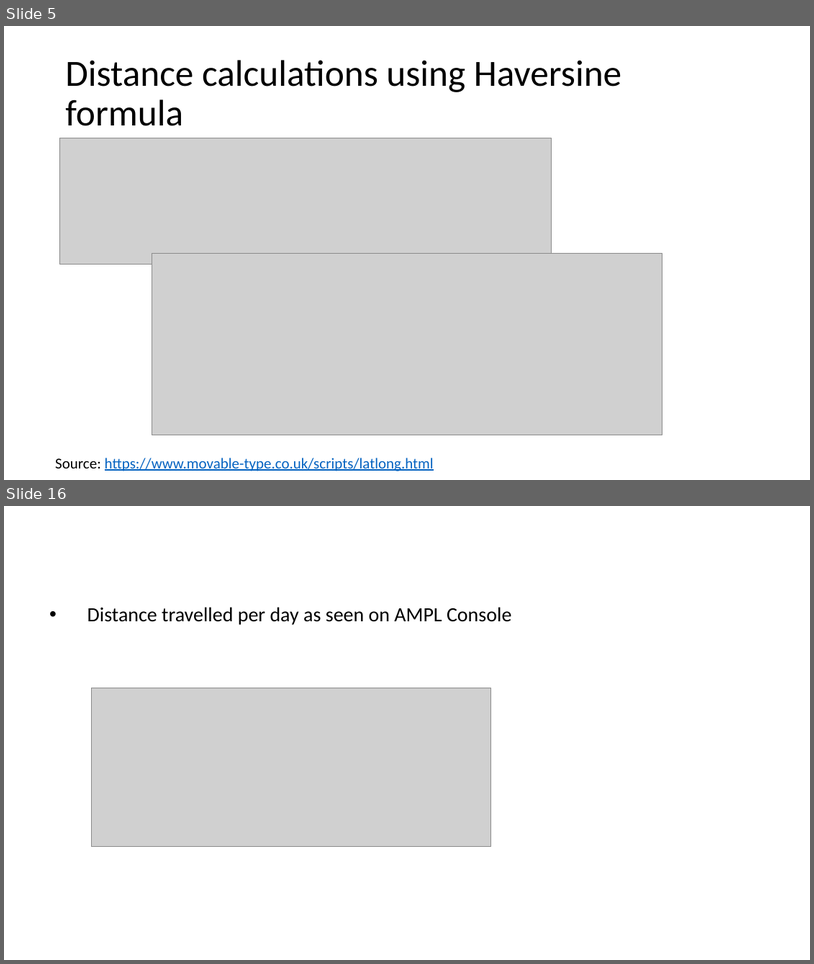
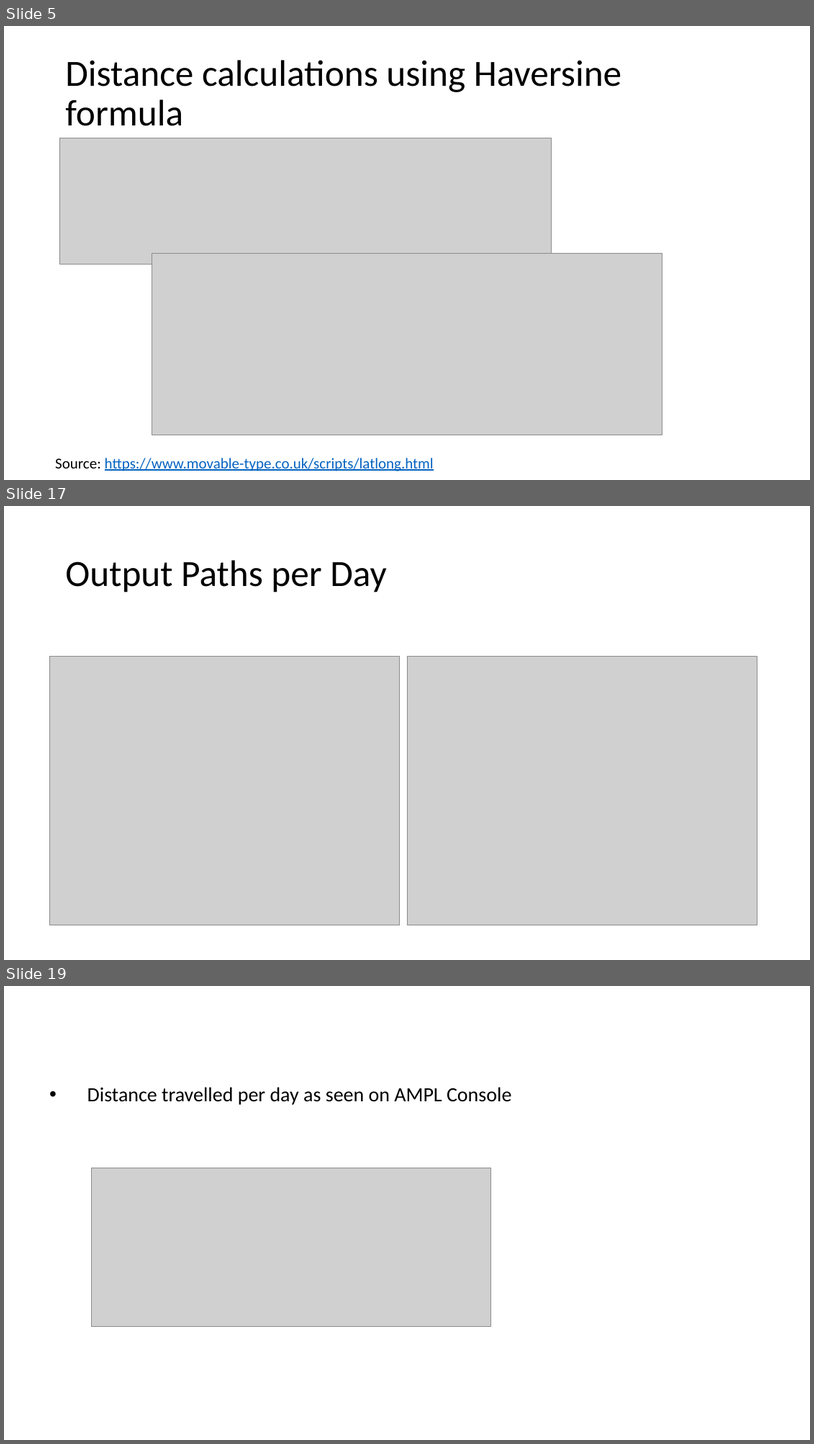
Before and after one commit to abhilash-j2/BostonSightseeing, a slide deck: Boston Sightseeing.pptx. Shown one above the other, each under a label of ours: slides 5 and 16 before the commit, slides 5, 17 and 19 after it; the slides between them are not shown. The pictures are 814x964 and 814x1444 pixels, drawn with LibreOffice and Linux fonts; fonts in the diff are those of the drawing; grey boxes stand for pictures. Boxes give left, top, right and bottom in pixels: in the first picture for what was removed or moved away, otherwise in the second. Text is boxed around its words. In the diff, an @@ line names an element or a change of style, - is before the commit and + after.

```diff
--- a/Boston Sightseeing.pptx
+++ b/Boston Sightseeing.pptx
@@ slide 17 added at (4,506,810,960), background #FFFFFF @@
@@ title added at (65,560,386,592), 44 pt, text #000000 @@
+Output Paths per Day
@@ picture added at (49,656,399,925) @@
@@ picture added at (407,656,758,925) @@
@@ what was slide 16 is now slide 19 @@
```
Also in this commit, not shown: 12 slides changed, 6 other slides added, 1 slide removed, 1 other file.
